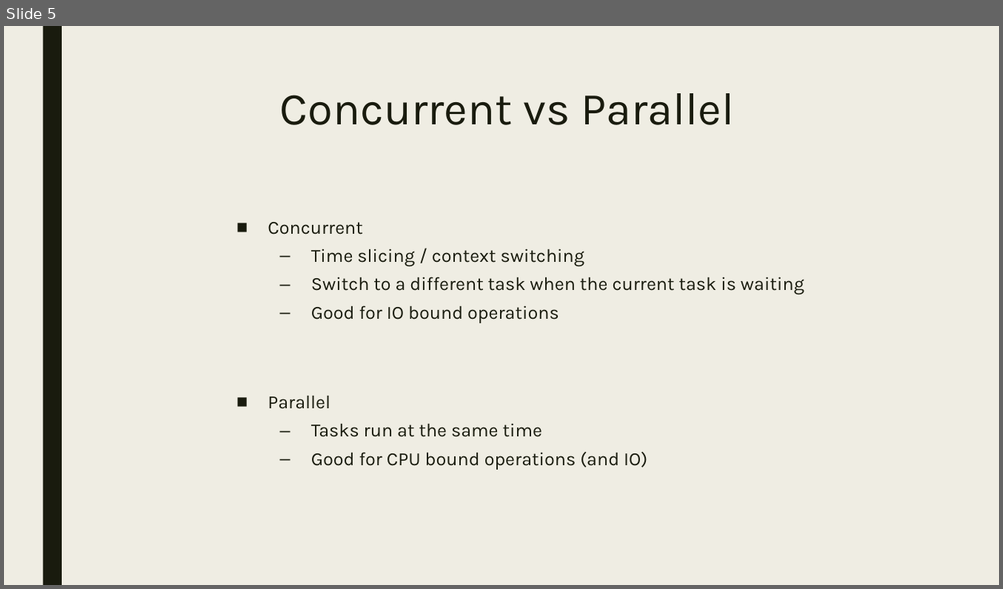
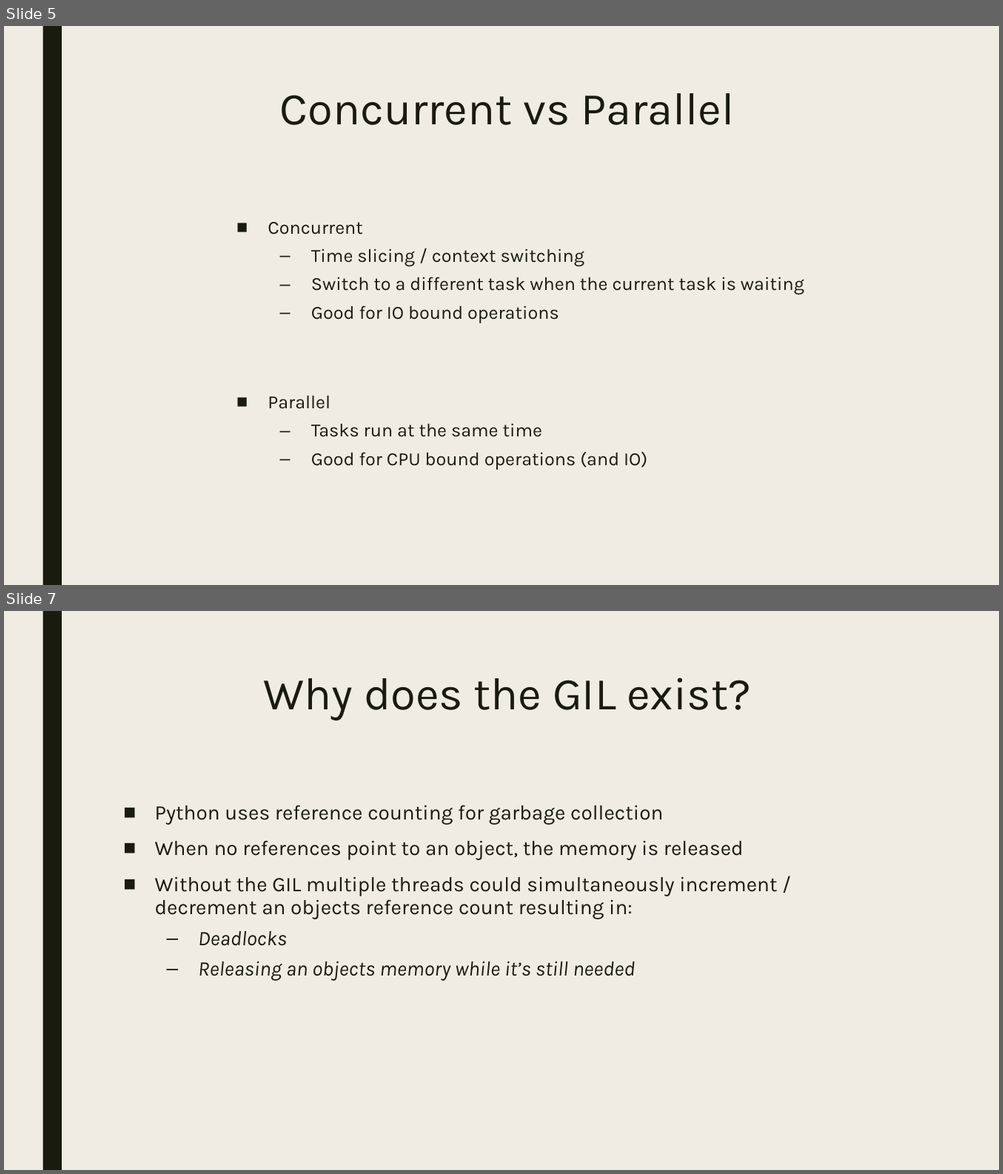
Before and after one commit to bdelate/talk-python-async, a slide deck: slides.pptx. Shown one above the other, each under a label of ours: slide 5 before the commit, slides 5 and 7 after it; the slides between them are not shown. The pictures are 1003x589 and 1003x1174 pixels, drawn with LibreOffice and Linux fonts; fonts in the diff are those of the drawing. Boxes give left, top, right and bottom in pixels: in the first picture for what was removed or moved away, otherwise in the second. Text is boxed around its words. In the diff, an @@ line names an element or a change of style, - is before the commit and + after.

```diff
--- a/slides.pptx
+++ b/slides.pptx
@@ slide 7 added at [4, 611, 999, 1170], background #EFEDE3; not listed: 1 template element that a slide beside it also shows @@
@@ title added at [264, 678, 751, 721], 44 pt, text #191B0E @@
+Why does the GIL exist?
@@ text added at [155, 805, 777, 981], 20 pt, text #191B0E @@
+■ Python uses reference counting for garbage collection
+■ When no references point to an object, the memory is released
+■ Without the GIL multiple threads could simultaneously increment / decrement an objects reference count resulting in:
+  – Deadlocks
+  – Releasing an objects memory while it’s still needed
```
Also in this commit, not shown: 1 slide changed, 8 other slides added, 1 other file.
